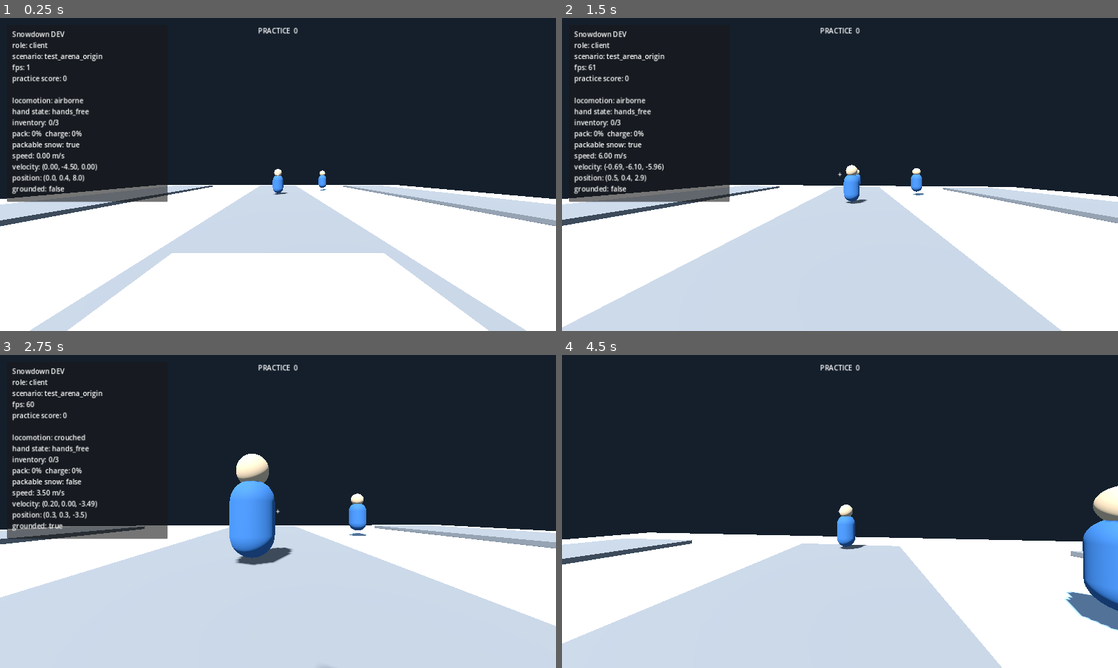
Above: before the commit, frames 1-4 (two rows, left to right).
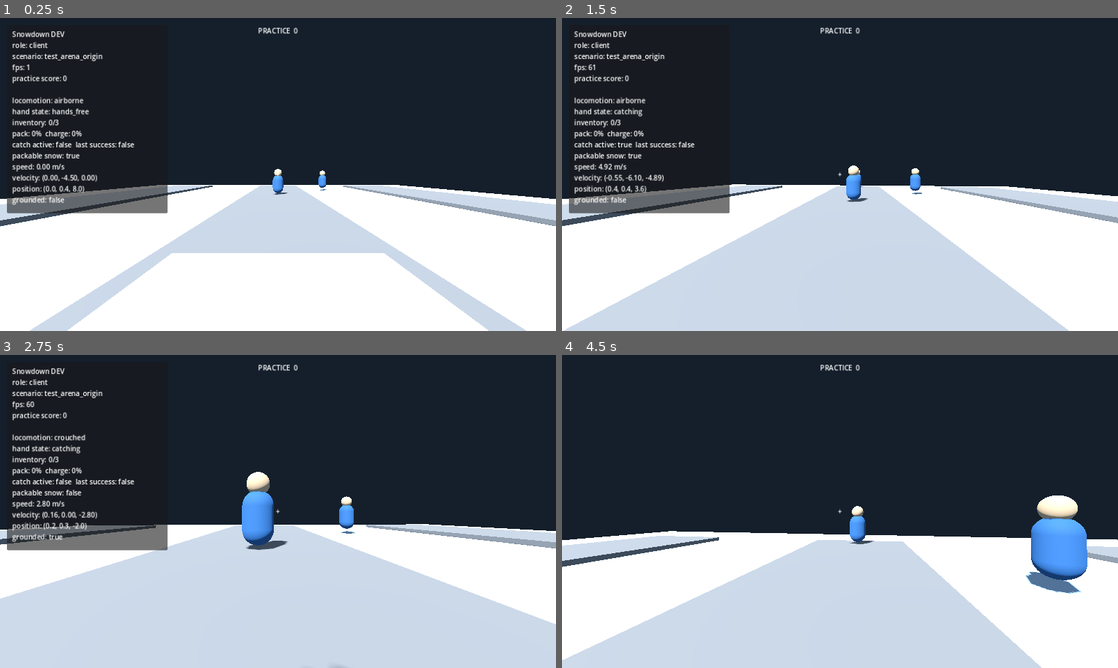
Above: after the commit, the same moments.

Repository: Mohammad-Software-Dev/SnowDownProject
Game: Godot game, scene res://scenes/bootstrap/bootstrap.tscn
Two runs of this game, one before a commit and one after it. Both use one fixed random seed, a clock stepped at 60 frames per second and the inputs below.
Inputs (mouse positions are in pixels of both pictures, inside the frame that each line leads up to):
- Up to frame 1 (0.25 s): no input
- Up to frame 2 (1.5 s): move the mouse to (867, 174) at 0.52 s; hold W (move_forward) from 0.53 s (still down); right-click (867, 174) at 0.6 s; click (867, 174) at 0.67 s; tap Space (jump) at 0.77 s; move the mouse to (812, 174) at 1.27 s; right-click (812, 174) at 1.35 s
- Up to frame 3 (2.75 s): keep holding W (move_forward); tap Space (jump) at 1.52 s; move the mouse to (289, 505) at 2.02 s; hold Ctrl (crouch_slide) from 2.03 s (still down); right-click (289, 505) at 2.3 s
- Up to frame 4 (4.5 s): keep holding W (move_forward); move the mouse to (834, 517) at 2.77 s; release Ctrl (crouch_slide) at 2.78 s; tap E (pack_interact) at 2.85 s; click (834, 517) at 2.92 s; tap Space (jump) at 3.02, 3.77 s; right-click (834, 517) at 3.05 s; move the mouse to (878, 514) at 3.52 s; tap Tab (scoreboard) at 3.6 s; right-click (878, 514) at 3.8 s; tap F1 (debug_overlay) at 4.15 s; move the mouse to (795, 508) at 4.27 s; tap Shift (sprint) at 4.35 s

The runs differ from the first frame. In frame 1, 2.1% of the frame differs, in the area x 1-31%, y 39-63%; in frame 2, 3.3%; in frame 3, 5.0%; in frame 4, 9.8%, in the area x 0-100%, y 41-100%.

Commit message:
M3: add catch validation and deterministic gameplay math

Diff:
--- a/data/balance/snowball.tres
+++ b/data/balance/snowball.tres
@@ -20,5 +20,6 @@
 horizontal_velocity_inheritance = 0.75
 catch_active_seconds = 0.18
 catch_recovery_seconds = 0.32
+catch_movement_multiplier = 0.8
 catch_half_angle_degrees = 55.0
 catch_range = 1.35
--- a/src/debug/debug_overlay.gd
+++ b/src/debug/debug_overlay.gd
@@ -34,6 +34,7 @@
 		lines.append("hand state: %s" % snapshot["hand_state"])
 		lines.append("inventory: %d/%d" % [snapshot["inventory"], snapshot["inventory_capacity"]])
 		lines.append("pack: %.0f%%  charge: %.0f%%" % [float(snapshot["pack_progress"]) / GameConfig.snowball.pack_duration_seconds * 100.0, float(snapshot["charge"]) * 100.0])
+		lines.append("catch active: %s  last success: %s" % [snapshot["catch_active"], snapshot["last_catch_succeeded"]])
 		lines.append("packable snow: %s" % snapshot["can_pack"])
 		lines.append("speed: %.2f m/s" % snapshot["speed"])
 		lines.append("velocity: (%.2f, %.2f, %.2f)" % [velocity.x, velocity.y, velocity.z])
--- /dev/null
+++ b/src/gameplay/catching/catch_validation.gd
@@ -0,0 +1,27 @@
+class_name CatchValidation
+extends RefCounted
+
+static func is_valid(
+	catch_origin: Vector3,
+	forward: Vector3,
+	projectile_position: Vector3,
+	projectile_velocity: Vector3,
+	catch_range: float,
+	half_angle_degrees: float
+) -> bool:
+	var offset := projectile_position - catch_origin
+	var distance := offset.length()
+	if distance <= 0.0001 or distance > catch_range:
+		return false
+
+	var direction_to_projectile := offset / distance
+	var normalized_forward := forward.normalized()
+	var minimum_dot := cos(deg_to_rad(half_angle_degrees))
+	if normalized_forward.dot(direction_to_projectile) < minimum_dot:
+		return false
+
+	var direction_to_catcher := -direction_to_projectile
+	if projectile_velocity.dot(direction_to_catcher) <= 0.0:
+		return false
+
+	return true
--- a/src/gameplay/player/player.gd
+++ b/src/gameplay/player/player.gd
@@ -35,6 +35,7 @@
 	var command := local_input.consume_command()
 	_apply_look(command.look_delta)
 	snowball_action.simulate(command, delta, _has_packable_snow(), movement.is_sliding())
+	_attempt_catch()
 	movement.simulate(command, delta, snowball_action.movement_multiplier())
 	_update_stance(command.crouch_held or movement.is_sliding(), delta)
 
@@ -57,6 +58,8 @@
 		"hand_state": snowball_action.state,
 		"pack_progress": snowball_action.pack_progress,
 		"charge": snowball_action.normalized_charge(),
+		"catch_active": snowball_action.is_catch_active(),
+		"last_catch_succeeded": snowball_action.last_catch_succeeded,
 		"can_pack": _has_packable_snow(),
 	}
 
@@ -65,6 +68,29 @@
 		if area.is_in_group("snow_source"):
 			return true
 	return false
+
+func _attempt_catch() -> void:
+	if not snowball_action.is_catch_active():
+		return
+	var catch_origin := global_position + Vector3.UP * 1.25
+	var forward := -global_transform.basis.z
+	for node in get_tree().get_nodes_in_group("snowball_projectile"):
+		var projectile := node as SnowballProjectile
+		if projectile == null or not projectile.active or projectile.owner_player == self:
+			continue
+		if not CatchValidation.is_valid(
+			catch_origin,
+			forward,
+			projectile.global_position,
+			projectile.velocity,
+			GameConfig.snowball.catch_range,
+			GameConfig.snowball.catch_half_angle_degrees
+		):
+			continue
+		if projectile.try_catch(self):
+			inventory.try_add()
+			snowball_action.confirm_catch_success()
+			break
 
 func _on_throw_requested(normalized_charge: float) -> void:
 	var aim_target := _resolve_aim_target()
--- a/src/gameplay/snowballs/snowball_action_component.gd
+++ b/src/gameplay/snowballs/snowball_action_component.gd
@@ -9,11 +9,14 @@
 const PACKING := &"packing"
 const THROW_CHARGING := &"throw_charging"
 const THROW_RECOVERING := &"throw_recovering"
+const CATCHING := &"catching"
 
 var state: StringName = HANDS_FREE
 var pack_progress: float = 0.0
 var charge_seconds: float = 0.0
 var recovery_remaining: float = 0.0
+var catch_remaining: float = 0.0
+var last_catch_succeeded: bool = false
 var _inventory: SnowballInventoryComponent
 
 func configure(inventory: SnowballInventoryComponent) -> void:
@@ -21,6 +24,11 @@
 
 func simulate(command: PlayerInputCommand, delta: float, can_pack_here: bool, sliding: bool) -> void:
 	assert(_inventory != null, "SnowballActionComponent requires an inventory")
+
+	if command.catch_pressed and state != THROW_RECOVERING and state != CATCHING:
+		_begin_catch()
+		return
+
 	match state:
 		HANDS_FREE:
 			_simulate_hands_free(command, can_pack_here, sliding)
@@ -30,17 +38,32 @@
 			_simulate_charging(command, delta)
 		THROW_RECOVERING:
 			_simulate_recovery(delta)
+		CATCHING:
+			_simulate_catch(delta)
 
 func movement_multiplier() -> float:
-	return GameConfig.snowball.pack_movement_multiplier if state == PACKING else 1.0
+	if state == PACKING:
+		return GameConfig.snowball.pack_movement_multiplier
+	if state == CATCHING:
+		return GameConfig.snowball.catch_movement_multiplier
+	return 1.0
 
 func normalized_charge() -> float:
 	return clampf(charge_seconds / GameConfig.snowball.maximum_charge_seconds, 0.0, 1.0)
+
+func is_catch_active() -> bool:
+	return state == CATCHING and catch_remaining > GameConfig.snowball.catch_recovery_seconds
+
+func confirm_catch_success() -> void:
+	if state == CATCHING:
+		last_catch_succeeded = true
 
 func reset() -> void:
 	pack_progress = 0.0
 	charge_seconds = 0.0
 	recovery_remaining = 0.0
+	catch_remaining = 0.0
+	last_catch_succeeded = false
 	_set_state(HANDS_FREE)
 
 func _simulate_hands_free(command: PlayerInputCommand, can_pack_here: bool, sliding: bool) -> void:
@@ -87,6 +110,18 @@
 		charge_seconds = 0.0
 		_set_state(HANDS_FREE)
 
+func _begin_catch() -> void:
+	pack_progress = 0.0
+	charge_seconds = 0.0
+	last_catch_succeeded = false
+	catch_remaining = GameConfig.snowball.catch_active_seconds + GameConfig.snowball.catch_recovery_seconds
+	_set_state(CATCHING)
+
+func _simulate_catch(delta: float) -> void:
+	catch_remaining = maxf(0.0, catch_remaining - delta)
+	if catch_remaining <= 0.0:
+		_set_state(HANDS_FREE)
+
 func _set_state(next_state: StringName) -> void:
 	if state == next_state:
 		return
--- a/src/gameplay/snowballs/snowball_projectile.gd
+++ b/src/gameplay/snowballs/snowball_projectile.gd
@@ -3,6 +3,7 @@
 
 signal terminal_resolved(kind: StringName, collider: Node, world_position: Vector3)
 
+const RESULT_CAUGHT := &"caught"
 const RESULT_HEAD := &"head_hit"
 const RESULT_BODY := &"body_hit"
 const RESULT_WORLD := &"world_impact"
@@ -36,20 +37,26 @@
 		_finish(RESULT_WORLD, null, global_position)
 		return
 
-	var next_velocity := _integrate_velocity(velocity, delta)
-	var displacement := (velocity + next_velocity) * 0.5 * delta
+	var step := SnowballMath.simulate_step(
+		global_position,
+		velocity,
+		delta,
+		GameConfig.player_movement.gravity,
+		GameConfig.snowball.gravity_scale,
+		GameConfig.snowball.drag
+	)
+	var next_position: Vector3 = step["position"]
+	var displacement := next_position - global_position
 	if _sweep_and_resolve(displacement):
 		return
-	global_position += displacement
-	velocity = next_velocity
+	global_position = next_position
+	velocity = step["velocity"]
 
-func _integrate_velocity(current_velocity: Vector3, delta: float) -> Vector3:
-	var next_velocity := current_velocity
-	next_velocity.y -= GameConfig.player_movement.gravity * GameConfig.snowball.gravity_scale * delta
-	var drag := GameConfig.snowball.drag
-	if drag > 0.0:
-		next_velocity *= maxf(0.0, 1.0 - drag * delta)
-	return next_velocity
+func try_catch(catcher: Node) -> bool:
+	if not active:
+		return false
+	_finish(RESULT_CAUGHT, catcher, global_position)
+	return true
 
 func _sweep_and_resolve(displacement: Vector3) -> bool:
 	if displacement.is_zero_approx():
--- a/src/shared/config/snowball_config.gd
+++ b/src/shared/config/snowball_config.gd
@@ -22,6 +22,7 @@
 @export_category("Catch")
 @export var catch_active_seconds: float = 0.18
 @export var catch_recovery_seconds: float = 0.32
+@export var catch_movement_multiplier: float = 0.80
 @export var catch_half_angle_degrees: float = 55.0
 @export var catch_range: float = 1.35
 
--- /dev/null
+++ b/src/shared/math/snowball_math.gd
@@ -0,0 +1,17 @@
+class_name SnowballMath
+extends RefCounted
+
+static func integrate_velocity(current_velocity: Vector3, delta: float, gravity: float, gravity_scale: float, drag: float) -> Vector3:
+	var next_velocity := current_velocity
+	next_velocity.y -= gravity * gravity_scale * delta
+	if drag > 0.0:
+		next_velocity *= maxf(0.0, 1.0 - drag * delta)
+	return next_velocity
+
+static func simulate_step(position: Vector3, velocity: Vector3, delta: float, gravity: float, gravity_scale: float, drag: float) -> Dictionary:
+	var next_velocity := integrate_velocity(velocity, delta, gravity, gravity_scale, drag)
+	var next_position := position + (velocity + next_velocity) * 0.5 * delta
+	return {
+		"position": next_position,
+		"velocity": next_velocity,
+	}
--- a/src/world/test_arena.gd
+++ b/src/world/test_arena.gd
@@ -2,6 +2,7 @@
 extends Node3D
 
 const PLAYER_SCENE := preload("res://scenes/players/player.tscn")
+const SNOWBALL_SCENE := preload("res://scenes/projectiles/snowball.tscn")
 
 @onready var scenario_registry: TestScenarioRegistry = $TestScenarioRegistry
 @onready var spawn_marker: Marker3D = $ScenarioSpawn
@@ -11,12 +12,14 @@
 var practice_score: int = 0
 var last_feedback: String = ""
 var _feedback_remaining: float = 0.0
+var _fixture_projectile_id: int = 100000
 
 func _ready() -> void:
 	add_to_group("test_arena")
 	_apply_scenario_marker(App.active_scenario)
 	if not App.is_server_runtime():
 		_spawn_local_player()
+		_spawn_scenario_fixture()
 	print("[Snowdown] TestArena ready. scenario=%s spawn=%s" % [App.active_scenario, spawn_marker.global_position])
 
 func _process(delta: float) -> void:
@@ -33,11 +36,12 @@
 	practice_score = 0
 	last_feedback = "RESET"
 	_feedback_remaining = 0.75
+	for projectile in get_tree().get_nodes_in_group("snowball_projectile"):
+		projectile.queue_free()
 	_apply_scenario_marker(App.active_scenario)
 	if local_player != null:
 		local_player.teleport_to(spawn_marker.global_position)
-	for projectile in get_tree().get_nodes_in_group("snowball_projectile"):
-		projectile.queue_free()
+	_spawn_scenario_fixture()
 
 func _spawn_local_player() -> void:
 	local_player = PLAYER_SCENE.instantiate() as SnowdownPlayer
@@ -45,12 +49,24 @@
 	local_player.projectile_spawned.connect(_on_projectile_spawned)
 	local_player.teleport_to(spawn_marker.global_position)
 
+func _spawn_scenario_fixture() -> void:
+	if App.active_scenario != &"catch_lane" or App.is_server_runtime():
+		return
+	var projectile := SNOWBALL_SCENE.instantiate() as SnowballProjectile
+	projectile.setup(null, Vector3(12.0, 1.4, 0.0), Vector3(0.0, 6.0, 12.0), _fixture_projectile_id)
+	_fixture_projectile_id += 1
+	add_child(projectile)
+	_on_projectile_spawned(projectile)
+
 func _on_projectile_spawned(projectile: SnowballProjectile) -> void:
 	projectile.add_to_group("snowball_projectile")
 	projectile.terminal_resolved.connect(_on_projectile_terminal)
 
 func _on_projectile_terminal(kind: StringName, _collider: Node, _world_position: Vector3) -> void:
 	match kind:
+		SnowballProjectile.RESULT_CAUGHT:
+			last_feedback = "CATCH"
+			_feedback_remaining = 1.0
 		SnowballProjectile.RESULT_HEAD:
 			practice_score += GameConfig.match_rules.head_hit_score
 			last_feedback = "HEAD HIT +%d" % GameConfig.match_rules.head_hit_score
--- /dev/null
+++ b/tests/unit/catch_validation_test.gd
@@ -0,0 +1,22 @@
+extends SceneTree
+
+func _initialize() -> void:
+	var origin := Vector3.ZERO
+	var forward := Vector3(0.0, 0.0, -1.0)
+	var valid := CatchValidation.is_valid(origin, forward, Vector3(0.0, 0.0, -1.0), Vector3(0.0, 0.0, 6.0), 1.35, 55.0)
+	var rear := CatchValidation.is_valid(origin, forward, Vector3(0.0, 0.0, 1.0), Vector3(0.0, 0.0, -6.0), 1.35, 55.0)
+	var moving_away := CatchValidation.is_valid(origin, forward, Vector3(0.0, 0.0, -1.0), Vector3(0.0, 0.0, -6.0), 1.35, 55.0)
+	if not valid:
+		push_error("frontal approaching catch should be valid")
+		quit(1)
+		return
+	if rear:
+		push_error("rear catch should be invalid")
+		quit(1)
+		return
+	if moving_away:
+		push_error("projectile moving away should be invalid")
+		quit(1)
+		return
+	print("SNOWDOWN_CATCH_VALIDATION_OK")
+	quit(0)
--- /dev/null
+++ b/tests/unit/snowball_math_test.gd
@@ -0,0 +1,23 @@
+extends SceneTree
+
+func _initialize() -> void:
+	var result := SnowballMath.simulate_step(
+		Vector3.ZERO,
+		Vector3(0.0, 10.0, 0.0),
+		0.5,
+		10.0,
+		1.0,
+		0.0
+	)
+	var position: Vector3 = result["position"]
+	var velocity: Vector3 = result["velocity"]
+	if not is_equal_approx(velocity.y, 5.0):
+		push_error("expected vertical velocity 5.0, got %f" % velocity.y)
+		quit(1)
+		return
+	if not is_equal_approx(position.y, 3.75):
+		push_error("expected vertical position 3.75, got %f" % position.y)
+		quit(1)
+		return
+	print("SNOWDOWN_SNOWBALL_MATH_OK")
+	quit(0)
Not shown, changed: README.md
